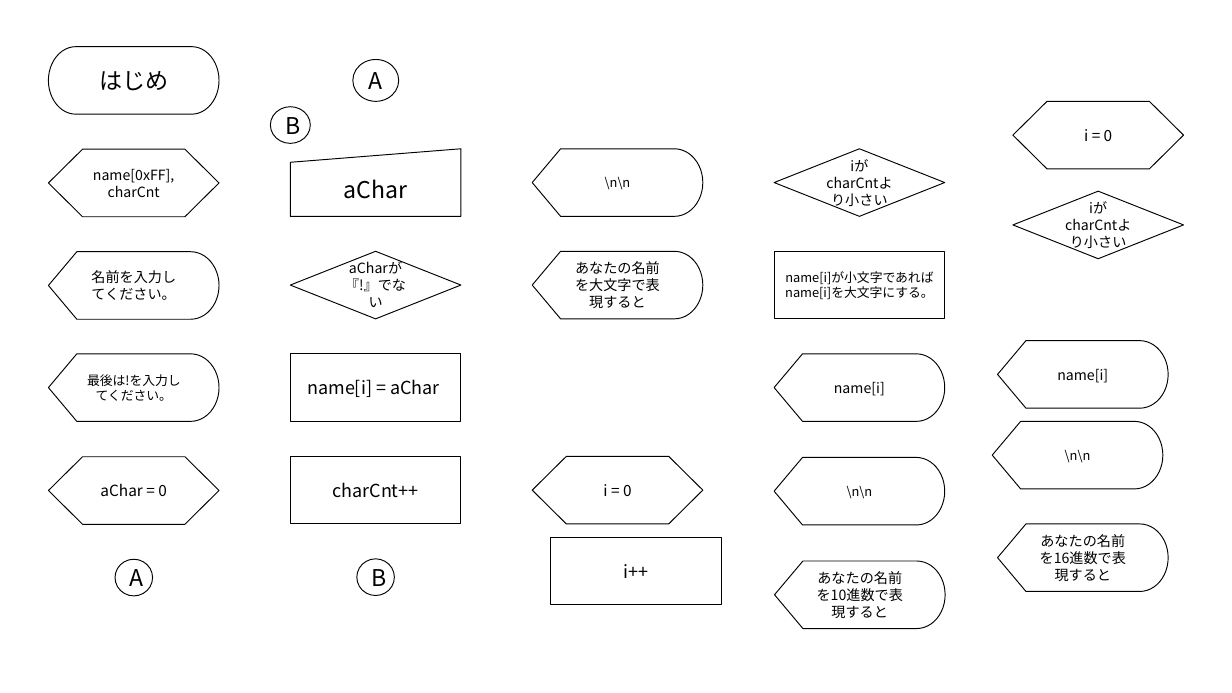
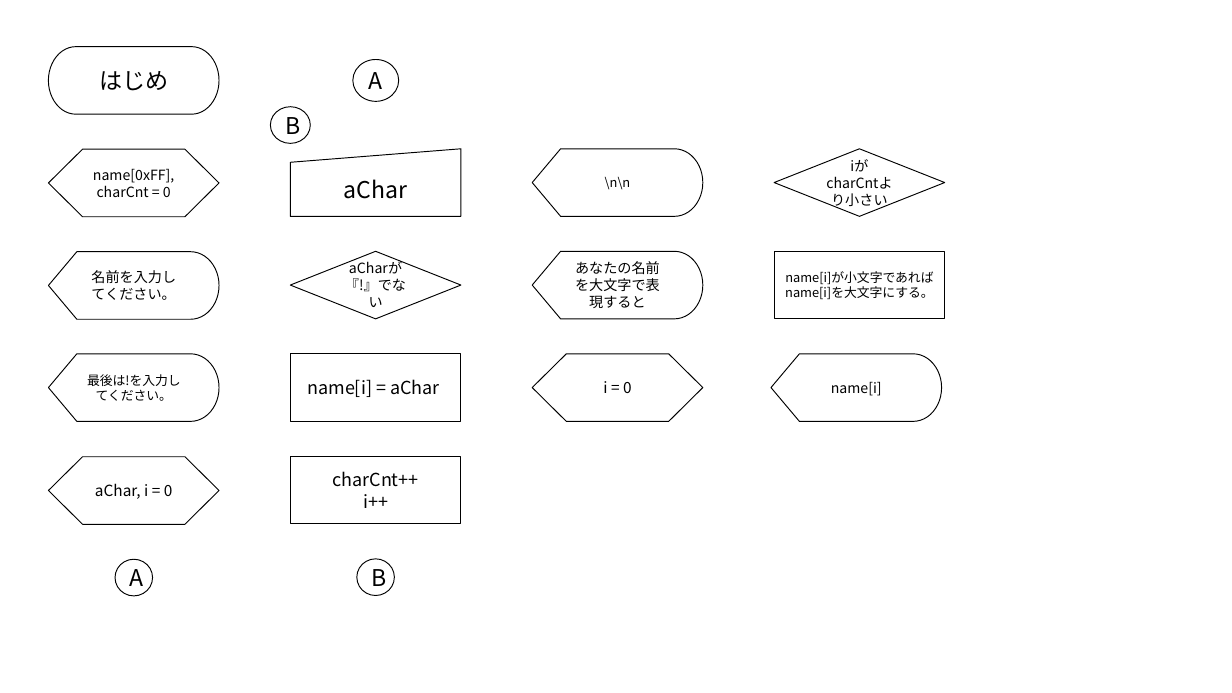
Before and after one commit to Soshiro-Fujimori/oshima_shosen, a slide deck: slide 1 of 1年/実験実習/C言語/ascii/新規 Microsoft PowerPoint プレゼンテーション.pptx. Drawn at 1232x693 pixels with LibreOffice and Linux fonts; fonts in the diff are those of the drawing. Boxes give left, top, right and bottom in pixels: in the first picture for what was removed or moved away, otherwise in the second. Text is boxed around its words. In the diff, an @@ line names an element or a change of style, - is before the commit and + after.

```diff
--- a/1年/実験実習/C言語/ascii/新規 Microsoft PowerPoint プレゼンテーション.pptx
+++ b/1年/実験実習/C言語/ascii/新規 Microsoft PowerPoint プレゼンテーション.pptx
@@ flow chart preparation removed at box(1013, 102, 1184, 169) @@
-i = 0
@@ text in flow chart preparation at box(93, 168, 174, 197): text changed @@
-name[0xFF], charCnt
+name[0xFF], charCnt = 0
@@ diamond removed at box(1013, 191, 1184, 259) @@
-iがcharCntより小さい
@@ flow chart preparation "i = 0": place and size @@
-flow chart preparation "i = 0" at box(532, 457, 703, 524)
+flow chart preparation "i = 0" at box(532, 354, 703, 421)
@@ flow chart display "name[i]": place and size @@
-flow chart display "name[i]" at box(775, 354, 945, 421)
+flow chart display "name[i]" at box(771, 354, 942, 421)
@@ flow chart display removed at box(998, 341, 1169, 409) @@
-name[i]
@@ flow chart display removed at box(993, 421, 1164, 489) @@
-\n\n
@@ flow chart display removed at box(775, 457, 945, 525) @@
-\n\n
@@ text in flow chart preparation at box(95, 483, 173, 499): text changed @@
-aChar = 0
+aChar, i = 0
@@ text in rectangle at box(363, 494, 388, 508): paragraph added @@
+i++
@@ rectangle removed at box(551, 538, 722, 605) @@
-i++
@@ flow chart display removed at box(998, 524, 1169, 592) @@
-あなたの名前を16進数で表現すると
@@ flow chart display removed at box(775, 561, 945, 628) @@
-あなたの名前を10進数で表現すると
```
Also in this commit, not shown: 2 other files.
